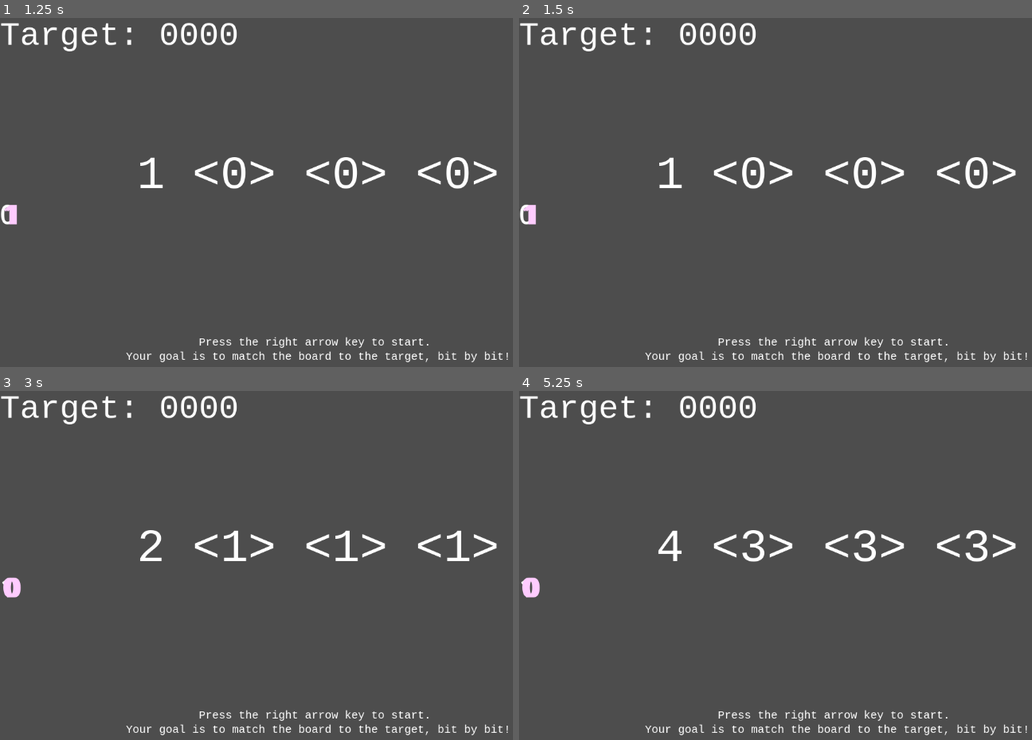
Above: before the commit, frames 1-4 (two rows, left to right).
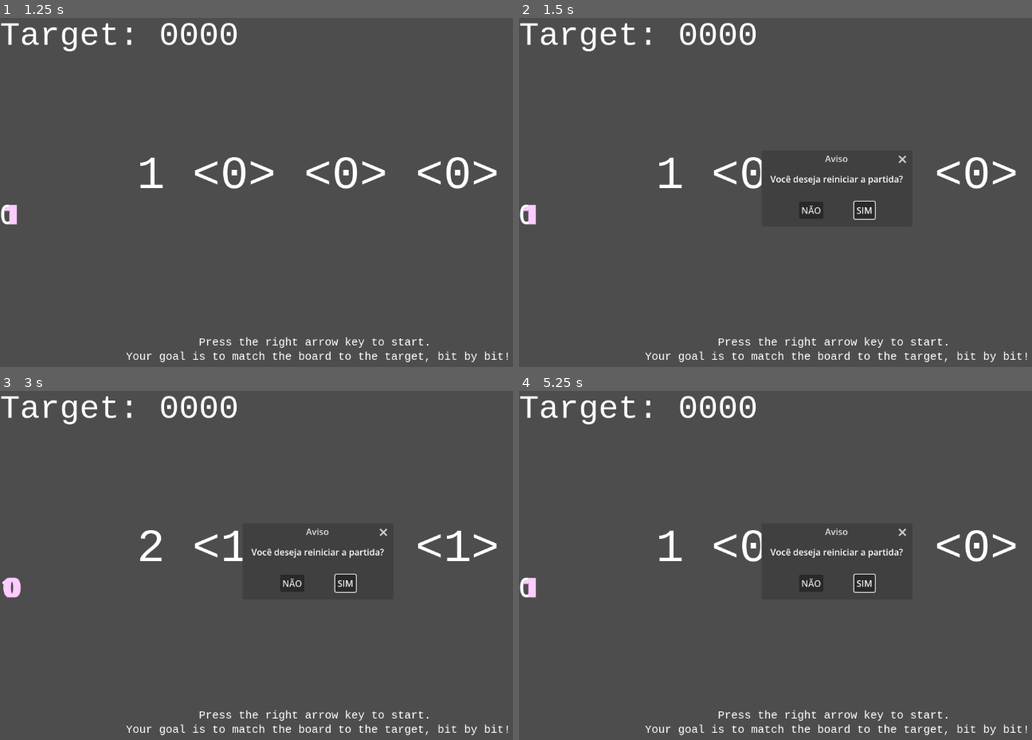
Above: after the commit, the same moments.

Repository: alipiojunior/Binary_Leap
Game: Godot game, scene res://scenes/main.tscn
Same seed, same stepped clock (60 frames per second), same inputs: the game is played once before the commit and once after it.
Inputs (mouse positions are in pixels of both pictures, inside the frame that each line leads up to):
- Up to frame 1 (1.25 s): tap Enter at 0.5 s; hold D (move_right) from 0.53 s (still down)
- Up to frame 2 (1.5 s): tap R (reset_game, bound only after the commit) at 1.25 s; release D (move_right) at 1.28 s; hold A (move_left) from 1.28 s (still down)
- Up to frame 3 (3 s): release A (move_left) at 2 s; click (292, 582) at 2 s, where only the run after the commit has a clickable "NÃO"; tap R (reset_game, bound only after the commit) at 2.75 s; hold D (move_right) from 2.78 s (still down)
- Up to frame 4 (5.25 s): release D (move_right) at 3.5 s; click (862, 582) at 3.5 s, where only the run after the commit has a clickable "SIM"; tap R (reset_game, bound only after the commit) at 4.25, 5 s; hold D (move_right) 4.28-5.03 s; hold A (move_left) from 5.03 s (still down)

Frame 1 is identical in both runs. In frame 2, 1.2% of the frame differs, in the area x 47-76%, y 39-58%; in frame 3, 1.1%; in frame 4, 1.8%, in the area x 0-92%, y 39-60%.

Commit message:
update menu and reset

Diff:
--- a/project.godot
+++ b/project.godot
@@ -37,3 +37,13 @@
 , Object(InputEventKey,"resource_local_to_scene":false,"resource_name":"","device":-1,"window_id":0,"alt_pressed":false …(186 unchanged characters)…
 ]
 }
+reset_game={
+"deadzone": 0.2,
+"events": [Object(InputEventKey,"resource_local_to_scene":false,"resource_name":"","device":-1,"window_id":0,"alt_pressed":false,"shift_pressed":false,"ctrl_pressed":false,"meta_pressed":false,"pressed":false,"keycode":0,"physical_keycode":82,"key_label":0,"unicode":82,"location":0,"echo":false,"script":null)
+]
+}
+toggle_menu={
+"deadzone": 0.2,
+"events": [Object(InputEventKey,"resource_local_to_scene":false,"resource_name":"","device":-1,"window_id":0,"alt_pressed":false,"shift_pressed":false,"ctrl_pressed":false,"meta_pressed":false,"pressed":false,"keycode":0,"physical_keycode":4194305,"key_label":0,"unicode":0,"location":0,"echo":false,"script":null)
+]
+}
--- a/scenes/main.gd
+++ b/scenes/main.gd
@@ -7,7 +7,27 @@
 @onready var win_sound = $WinSound
 @onready var move_sound = $MoveSound
 
+# Variáveis que vão aparecer no Inspector para você linkar os nós do Menu
+@export var menu_layer: CanvasLayer
+@export var btn_continuar: Button
+@export var btn_sair: Button
+
+# Variável para o pop-up da tecla R
+var reset_dialog: ConfirmationDialog
+
 func _ready():
+	_setup_reset_dialog()
+
+	# Esconde o menu no início do jogo, se ele estiver linkado
+	if menu_layer:
+		menu_layer.hide()
+
+	# Conecta os botões do menu às funções do código
+	if btn_continuar:
+		btn_continuar.pressed.connect(_on_btn_continuar_pressed)
+	if btn_sair:
+		btn_sair.pressed.connect(_on_btn_sair_pressed)
+
 	game_board.reset_board()
 	board.init_board(game_board)
 	target_label.text = "Target: " + game_board.target
@@ -16,15 +36,55 @@
 	game_board.update_state.connect(_on_state_updated)
 	game_board.update_index.connect(_on_index_updated)
 
+func _unhandled_input(event):
+	# Detecta a tecla R (Reset) - Só funciona se o menu estiver fechado
+	if event.is_action_pressed("reset_game"):
+		if menu_layer and menu_layer.visible:
+			return # Se o menu tá aberto, ignora o R
+		reset_dialog.popup_centered()
+
+	# Detecta a tecla ESC (Menu)
+	if event.is_action_pressed("toggle_menu"):
+		_toggle_menu()
+
+func _setup_reset_dialog():
+	reset_dialog = ConfirmationDialog.new()
+	reset_dialog.title = "Aviso"
+	reset_dialog.dialog_text = "Você deseja reiniciar a partida?"
+	reset_dialog.ok_button_text = "SIM"
+	reset_dialog.cancel_button_text = "NÃO"
+	reset_dialog.confirmed.connect(_on_reset_confirmed)
+	add_child(reset_dialog)
+
+func _on_reset_confirmed():
+	game_board.reset_board()
+	board.init_board(game_board)
+	_update_info_label()
+
+# --- FUNÇÕES DO MENU ---
+func _toggle_menu():
+	if menu_layer:
+		# Se tá invisível, fica visível. Se tá visível, fica invisível.
+		menu_layer.visible = !menu_layer.visible
+
+func _on_btn_continuar_pressed():
+	if menu_layer:
+		menu_layer.hide()
+
+func _on_btn_sair_pressed():
+	get_tree().quit()
+# -----------------------
+
 func _on_state_updated(_old_state, new_state: Array):
 	_update_info_label()
-	move_sound.play()
+	if move_sound:
+		move_sound.play()
 
 func _on_index_updated(_old_index: int, _new_index: int):
 	_update_info_label()
 
 func _on_board_solved():
-	if not win_sound.playing:
+	if win_sound and not win_sound.playing:
 		win_sound.play()
 
 func _update_info_label():
--- a/scenes/main.tscn
+++ b/scenes/main.tscn
@@ -7,8 +7,11 @@
 [ext_resource type="AudioStream" uid="uid://cgosm11popu8p" path="res://assets/Click.wav" id="4_6eix4"]
 [ext_resource type="Script" uid="uid://b1pogk4np0yyt" path="res://scenes/board/board.gd" id="4_tefeu"]
 
-[node name="Main" type="Node" unique_id=212816075]
+[node name="Main" type="Node" unique_id=212816075 node_paths=PackedStringArray("menu_layer", "btn_continuar", "btn_sair")]
 script = ExtResource("1_5qytu")
+menu_layer = NodePath("MenuLayer")
+btn_continuar = NodePath("MenuLayer/CenterContainer/VBoxContainer/BtnContinuar")
+btn_sair = NodePath("MenuLayer/CenterContainer/VBoxContainer/BtnSair")
 metadata/_edit_horizontal_guides_ = [80.0]
 
 [node name="GameBoard" type="Node" parent="." unique_id=747904054]
@@ -23,18 +26,6 @@
 theme_override_font_sizes/normal_font_size = 60
 bbcode_enabled = true
 text = "0000000"
-
-[node name="Board" type="HBoxContainer" parent="." unique_id=384713983]
-anchors_preset = 14
-anchor_top = 0.5
-anchor_right = 1.0
-anchor_bottom = 0.5
-grow_horizontal = 2
-grow_vertical = 2
-size_flags_horizontal = 6
-size_flags_vertical = 6
-script = ExtResource("4_tefeu")
-metadata/_custom_type_script = "uid://b1pogk4np0yyt"
 
 [node name="Info" type="RichTextLabel" parent="." unique_id=1999927955]
 offset_top = 240.0
@@ -61,3 +52,44 @@
 Your goal is to match the board to the target, bit by bit!"
 horizontal_alignment = 1
 vertical_alignment = 1
+
+[node name="Board" type="HBoxContainer" parent="." unique_id=384713983]
+anchors_preset = 14
+anchor_top = 0.5
+anchor_right = 1.0
+anchor_bottom = 0.5
+grow_horizontal = 2
+grow_vertical = 2
+size_flags_horizontal = 6
+size_flags_vertical = 6
+script = ExtResource("4_tefeu")
+metadata/_custom_type_script = "uid://b1pogk4np0yyt"
+
+[node name="MenuLayer" type="CanvasLayer" parent="." unique_id=2131860311]
+
+[node name="ColorRect" type="ColorRect" parent="MenuLayer" unique_id=1209383689]
+anchors_preset = 15
+anchor_right = 1.0
+anchor_bottom = 1.0
+grow_horizontal = 2
+grow_vertical = 2
+color = Color(0, 0, 0, 0.5882353)
+
+[node name="CenterContainer" type="CenterContainer" parent="MenuLayer" unique_id=1081212639]
+anchors_preset = 15
+anchor_right = 1.0
+anchor_bottom = 1.0
+grow_horizontal = 2
+grow_vertical = 2
+
+[node name="VBoxContainer" type="VBoxContainer" parent="MenuLayer/CenterContainer" unique_id=895502093]
+layout_mode = 2
+
+[node name="BtnContinuar" type="Button" parent="MenuLayer/CenterContainer/VBoxContainer" unique_id=390099237]
+layout_mode = 2
+text = "Continuar"
+
+[node name="BtnSair" type="Button" parent="MenuLayer/CenterContainer/VBoxContainer" unique_id=1718511655]
+layout_mode = 2
+text = "Sair do Jogo
+"
